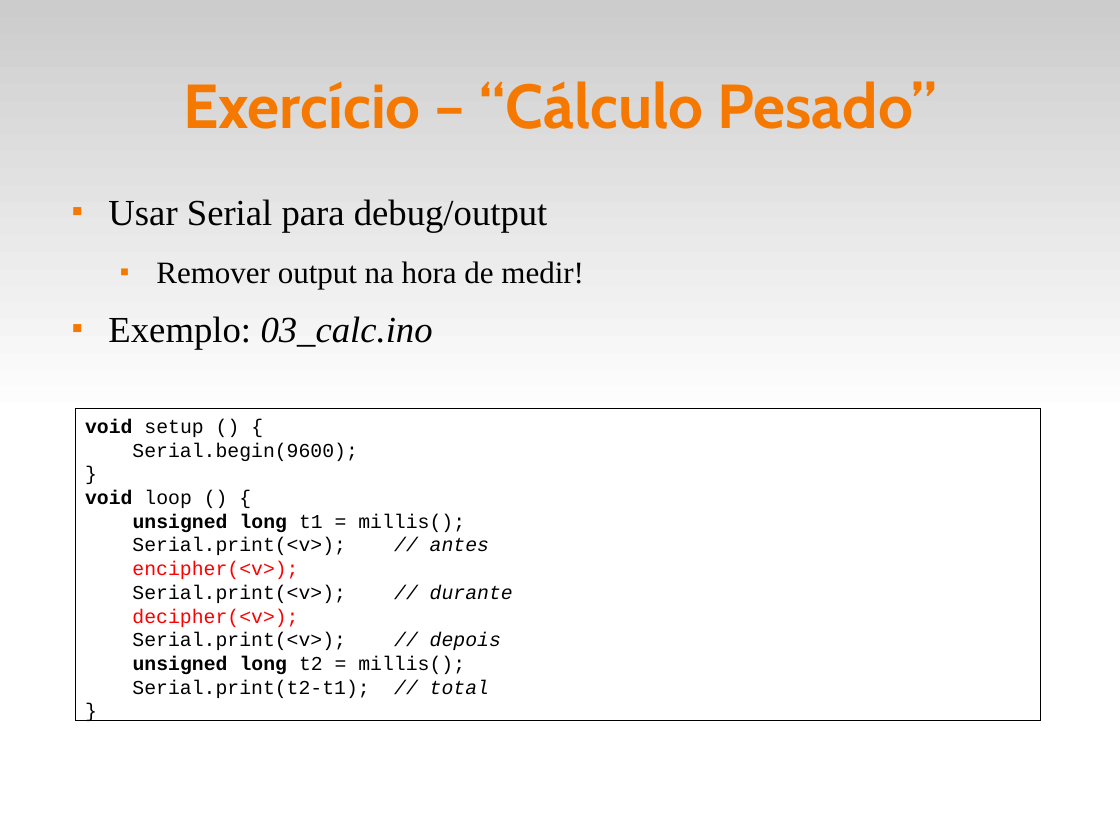
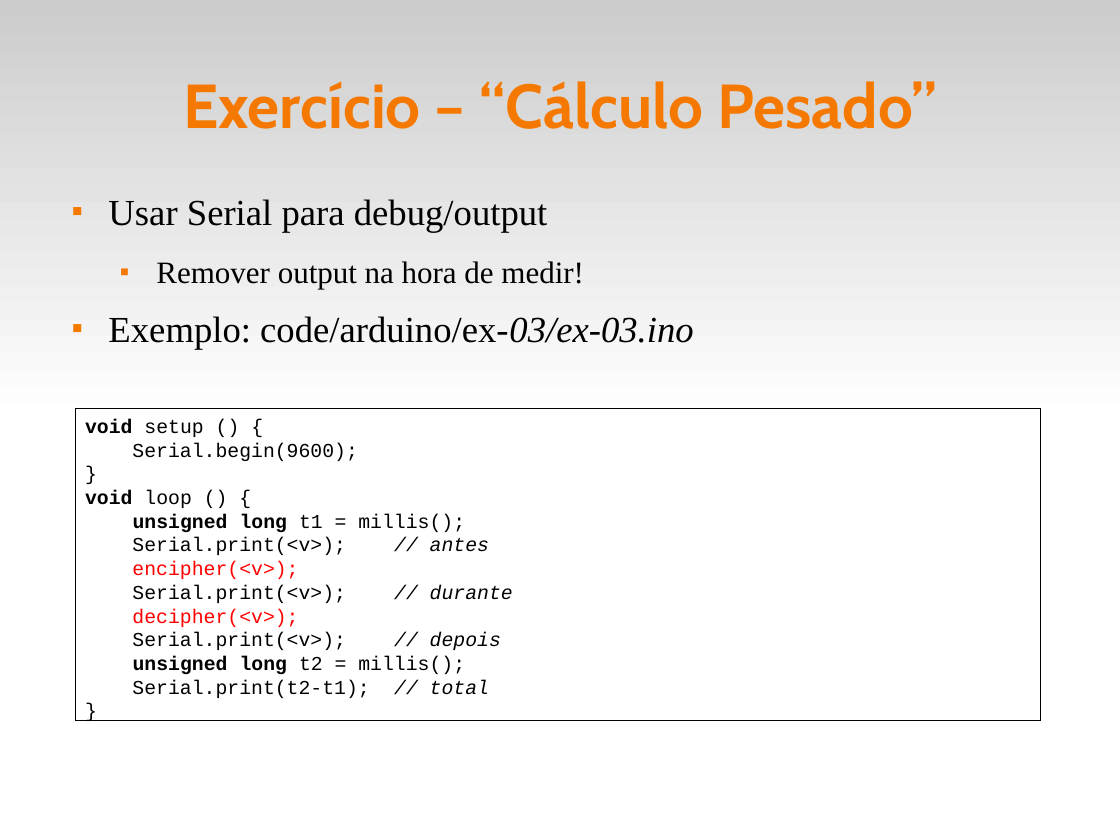
Before and after one commit to fsantanna-uerj/reativos, a slide deck: slide 29 of slides/03_modelos.odp (slide 30 before the commit). Drawn at 1120x840 pixels with LibreOffice and Linux fonts; fonts in the diff are those of the drawing. Boxes give left, top, right and bottom in pixels: in the first picture for what was removed or moved away, otherwise in the second. Text is boxed around its words. In the diff, an @@ line names an element or a change of style, - is before the commit and + after.

```diff
--- a/slides/03_modelos.odp
+++ b/slides/03_modelos.odp
@@ text at [108,316,694,350]: text changed; italic off @@
-■ Exemplo: 03_calc.ino
+■ Exemplo: code/arduino/ex-03/ex-03.ino
```
Also in this commit, not shown: 7 other slides changed, 1 slide removed, 5 other files.
